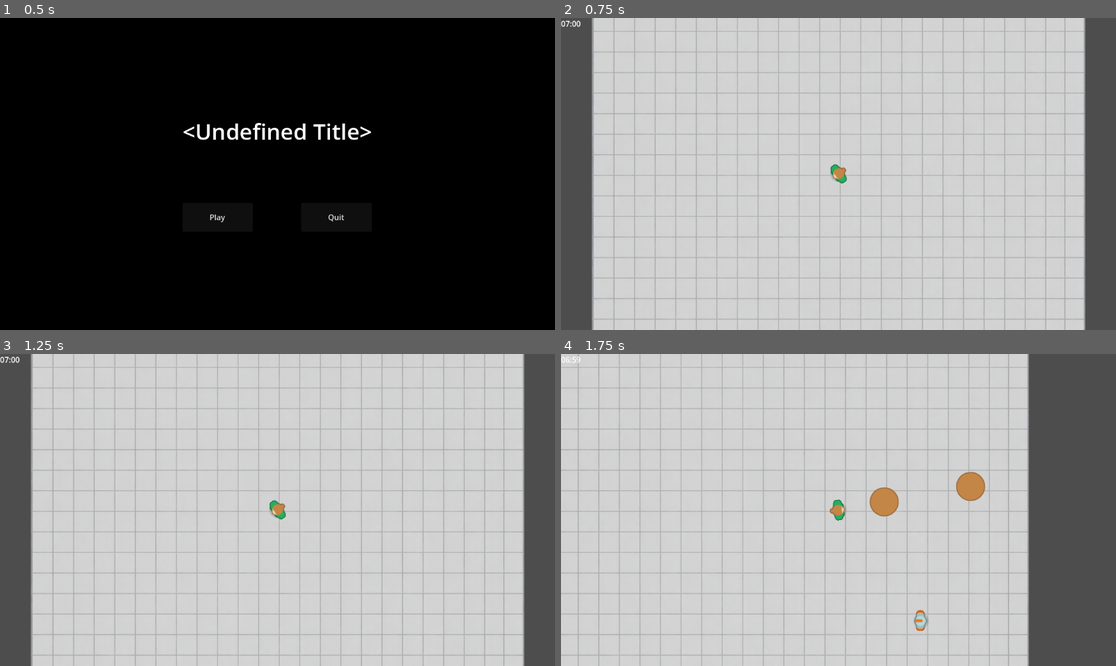
Above: before the commit, frames 1-4 (two rows, left to right).
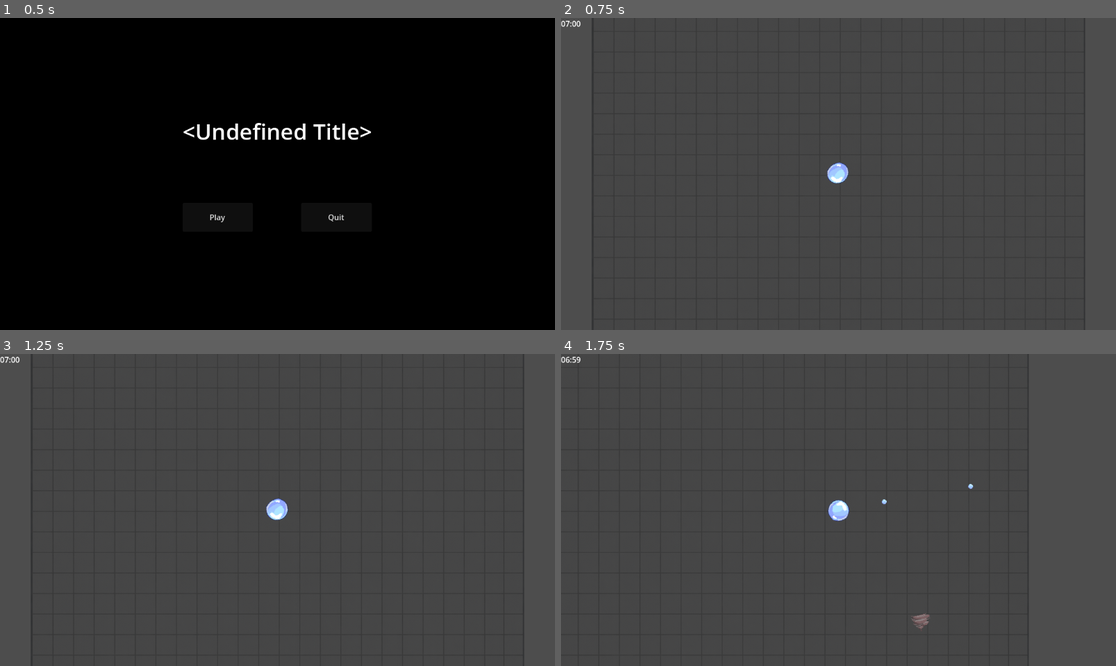
Above: after the commit, the same moments.

Repository: haom1ng7/SurvivorsLike
Game: Godot game, scene res://Scenes/StartMenu.tscn
The game is run twice, just before and just after one commit, with the same random seed, the same clock (stepped at 60 frames per second) and the same inputs.
Inputs (mouse positions are in pixels of both pictures, inside the frame that each line leads up to):
- Up to frame 1 (0.5 s): no input
- Up to frame 2 (0.75 s): click "Play" at 0.5 s
- Up to frame 3 (1.25 s): no input
- Up to frame 4 (1.75 s): tap Enter at 1.25 s; move the mouse to (960, 494) at 1.27 s; press the mouse at (960, 494) at 1.28 s; hold D (move_right) from 1.28 s (still down)

Frame 1 is identical in both runs. In frame 2, 89% of the frame differs, in the area x 5-95%, y 0-100%; in frame 3, 89%; in frame 4, 84%.

Commit message:
接入动画：玩家待机和死亡近战敌人待机和死亡更改子弹材质调深临时背景颜色以便于观察

Diff:
--- a/Scenes/BulletPlayer.tscn
+++ b/Scenes/BulletPlayer.tscn
@@ -1,7 +1,7 @@
 [gd_scene load_steps=4 format=3 uid="uid://dvges1gvgy4yv"]
 
 [ext_resource type="Script" uid="uid://b3pc0v4ctcovn" path="res://Scripts/Bullet.gd" id="1_1iskp"]
-[ext_resource type="Texture2D" uid="uid://cxrdue2yoo2au" path="res://Assets/tile_506.png" id="2_exy0v"]
+[ext_resource type="Texture2D" uid="uid://cblee6pa1s7rl" path="res://Assets/Textures/bullet.png" id="2_1iskp"]
 
 [sub_resource type="CircleShape2D" id="CircleShape2D_oduel"]
 radius = 5.0
@@ -17,4 +17,4 @@
 [node name="LifeTimer" type="Timer" parent="."]
 
 [node name="Sprite2D" type="Sprite2D" parent="."]
-texture = ExtResource("2_exy0v")
+texture = ExtResource("2_1iskp")
--- a/Scenes/EnemyMelee.tscn
+++ b/Scenes/EnemyMelee.tscn
@@ -1,11 +1,81 @@
-[gd_scene load_steps=5 format=3 uid="uid://dtitxxui7g2xn"]
+[gd_scene load_steps=15 format=3 uid="uid://dtitxxui7g2xn"]
 
 [ext_resource type="Script" uid="uid://xm18gw37unju" path="res://Scripts/EnemyMelee.gd" id="1_d66gu"]
-[ext_resource type="Texture2D" uid="uid://bmk16w53svve" path="res://Assets/robot1_stand.png" id="2_kuiht"]
+[ext_resource type="Texture2D" uid="uid://lnci18hj5o4y" path="res://Assets/Animation/enemy1_die(64x64).png" id="2_e5pyh"]
+[ext_resource type="Texture2D" uid="uid://c41n3yienhixs" path="res://Assets/Animation/enemy1_idle(64x64).png" id="3_5vcx8"]
 
 [sub_resource type="CircleShape2D" id="CircleShape2D_kuiht"]
 
 [sub_resource type="CircleShape2D" id="CircleShape2D_e5pyh"]
+
+[sub_resource type="AtlasTexture" id="AtlasTexture_rjcdg"]
+atlas = ExtResource("2_e5pyh")
+region = Rect2(0, 0, 64, 64)
+
+[sub_resource type="AtlasTexture" id="AtlasTexture_eoiac"]
+atlas = ExtResource("2_e5pyh")
+region = Rect2(64, 0, 64, 64)
+
+[sub_resource type="AtlasTexture" id="AtlasTexture_vjaar"]
+atlas = ExtResource("2_e5pyh")
+region = Rect2(128, 0, 64, 64)
+
+[sub_resource type="AtlasTexture" id="AtlasTexture_kprkl"]
+atlas = ExtResource("2_e5pyh")
+region = Rect2(192, 0, 64, 64)
+
+[sub_resource type="AtlasTexture" id="AtlasTexture_0p4f2"]
+atlas = ExtResource("3_5vcx8")
+region = Rect2(0, 0, 64, 64)
+
+[sub_resource type="AtlasTexture" id="AtlasTexture_xxnid"]
+atlas = ExtResource("3_5vcx8")
+region = Rect2(64, 0, 64, 64)
+
+[sub_resource type="AtlasTexture" id="AtlasTexture_8ji2m"]
+atlas = ExtResource("3_5vcx8")
+region = Rect2(128, 0, 64, 64)
+
+[sub_resource type="AtlasTexture" id="AtlasTexture_btkp3"]
+atlas = ExtResource("3_5vcx8")
+region = Rect2(192, 0, 64, 64)
+
+[sub_resource type="SpriteFrames" id="SpriteFrames_ew64u"]
+animations = [{
+"frames": [{
+"duration": 1.0,
+"texture": SubResource("AtlasTexture_rjcdg")
+}, {
+"duration": 1.0,
+"texture": SubResource("AtlasTexture_eoiac")
+}, {
+"duration": 1.0,
+"texture": SubResource("AtlasTexture_vjaar")
+}, {
+"duration": 1.0,
+"texture": SubResource("AtlasTexture_kprkl")
+}],
+"loop": false,
+"name": &"die",
+"speed": 8.0
+}, {
+"frames": [{
+"duration": 1.0,
+"texture": SubResource("AtlasTexture_0p4f2")
+}, {
+"duration": 1.0,
+"texture": SubResource("AtlasTexture_xxnid")
+}, {
+"duration": 1.0,
+"texture": SubResource("AtlasTexture_8ji2m")
+}, {
+"duration": 1.0,
+"texture": SubResource("AtlasTexture_btkp3")
+}],
+"loop": true,
+"name": &"idle",
+"speed": 8.0
+}]
 
 [node name="EnemyMelee" type="CharacterBody2D"]
 collision_layer = 2
@@ -23,5 +93,6 @@
 
 [node name="HitCooldown" type="Timer" parent="."]
 
-[node name="Sprite2D" type="Sprite2D" parent="."]
-texture = ExtResource("2_kuiht")
+[node name="AnimatedSprite2D" type="AnimatedSprite2D" parent="."]
+sprite_frames = SubResource("SpriteFrames_ew64u")
+animation = &"idle"
--- a/Scenes/Main.tscn
+++ b/Scenes/Main.tscn
@@ -30,6 +30,7 @@
 spawn_per_sec = 1.0
 
 [node name="BackGround" type="Sprite2D" parent="World"]
+modulate = Color(0.333614, 0.333614, 0.333614, 1)
 texture = ExtResource("7_frkhe")
 centered = false
 region_rect = Rect2(10000, 10000, 10000, 10000)
--- a/Scenes/Player.tscn
+++ b/Scenes/Player.tscn
@@ -1,11 +1,130 @@
-[gd_scene load_steps=6 format=3 uid="uid://cf04utx8stlmc"]
+[gd_scene load_steps=23 format=3 uid="uid://cf04utx8stlmc"]
 
 [ext_resource type="Script" uid="uid://byaff5rda2nnx" path="res://Scripts/Player.gd" id="1_kyqiw"]
 [ext_resource type="Script" uid="uid://f7su6e08sobf" path="res://Scripts/Weapon.gd" id="2_gntrk"]
 [ext_resource type="PackedScene" uid="uid://dvges1gvgy4yv" path="res://Scenes/BulletPlayer.tscn" id="3_gntrk"]
-[ext_resource type="Texture2D" uid="uid://bhoghgaiivxog" path="res://Assets/womanGreen_stand.png" id="4_dewec"]
+[ext_resource type="Texture2D" uid="uid://c423rh5hvkjri" path="res://Assets/Animation/bubble_died(64x64).png" id="4_5ixxa"]
+[ext_resource type="Texture2D" uid="uid://2mtb5kxe3kfx" path="res://Assets/Animation/bubble_idle(64x64).png" id="5_nn08x"]
 
 [sub_resource type="CircleShape2D" id="CircleShape2D_dewec"]
+
+[sub_resource type="AtlasTexture" id="AtlasTexture_52ee3"]
+atlas = ExtResource("4_5ixxa")
+region = Rect2(0, 0, 64, 64)
+
+[sub_resource type="AtlasTexture" id="AtlasTexture_bhhdu"]
+atlas = ExtResource("4_5ixxa")
+region = Rect2(64, 0, 64, 64)
+
+[sub_resource type="AtlasTexture" id="AtlasTexture_megsn"]
+atlas = ExtResource("4_5ixxa")
+region = Rect2(128, 0, 64, 64)
+
+[sub_resource type="AtlasTexture" id="AtlasTexture_yoq75"]
+atlas = ExtResource("4_5ixxa")
+region = Rect2(192, 0, 64, 64)
+
+[sub_resource type="AtlasTexture" id="AtlasTexture_ksbbd"]
+atlas = ExtResource("4_5ixxa")
+region = Rect2(256, 0, 64, 64)
+
+[sub_resource type="AtlasTexture" id="AtlasTexture_glx4g"]
+atlas = ExtResource("4_5ixxa")
+region = Rect2(320, 0, 64, 64)
+
+[sub_resource type="AtlasTexture" id="AtlasTexture_miouo"]
+atlas = ExtResource("4_5ixxa")
+region = Rect2(384, 0, 64, 64)
+
+[sub_resource type="AtlasTexture" id="AtlasTexture_o3h8g"]
+atlas = ExtResource("4_5ixxa")
+region = Rect2(448, 0, 64, 64)
+
+[sub_resource type="AtlasTexture" id="AtlasTexture_1e7my"]
+atlas = ExtResource("4_5ixxa")
+region = Rect2(512, 0, 64, 64)
+
+[sub_resource type="AtlasTexture" id="AtlasTexture_arntx"]
+atlas = ExtResource("4_5ixxa")
+region = Rect2(576, 0, 64, 64)
+
+[sub_resource type="AtlasTexture" id="AtlasTexture_lslt6"]
+atlas = ExtResource("4_5ixxa")
+region = Rect2(640, 0, 64, 64)
+
+[sub_resource type="AtlasTexture" id="AtlasTexture_ulo2v"]
+atlas = ExtResource("5_nn08x")
+region = Rect2(0, 0, 64, 64)
+
+[sub_resource type="AtlasTexture" id="AtlasTexture_1iu4k"]
+atlas = ExtResource("5_nn08x")
+region = Rect2(64, 0, 64, 64)
+
+[sub_resource type="AtlasTexture" id="AtlasTexture_m0x7a"]
+atlas = ExtResource("5_nn08x")
+region = Rect2(128, 0, 64, 64)
+
+[sub_resource type="AtlasTexture" id="AtlasTexture_5v66d"]
+atlas = ExtResource("5_nn08x")
+region = Rect2(192, 0, 64, 64)
+
+[sub_resource type="SpriteFrames" id="SpriteFrames_gntrk"]
+animations = [{
+"frames": [{
+"duration": 1.0,
+"texture": SubResource("AtlasTexture_52ee3")
+}, {
+"duration": 1.0,
+"texture": SubResource("AtlasTexture_bhhdu")
+}, {
+"duration": 1.0,
+"texture": SubResource("AtlasTexture_megsn")
+}, {
+"duration": 1.0,
+"texture": SubResource("AtlasTexture_yoq75")
+}, {
+"duration": 1.0,
+"texture": SubResource("AtlasTexture_ksbbd")
+}, {
+"duration": 1.0,
+"texture": SubResource("AtlasTexture_glx4g")
+}, {
+"duration": 1.0,
+"texture": SubResource("AtlasTexture_miouo")
+}, {
+"duration": 1.0,
+"texture": SubResource("AtlasTexture_o3h8g")
+}, {
+"duration": 1.0,
+"texture": SubResource("AtlasTexture_1e7my")
+}, {
+"duration": 1.0,
+"texture": SubResource("AtlasTexture_arntx")
+}, {
+"duration": 1.0,
+"texture": SubResource("AtlasTexture_lslt6")
+}],
+"loop": false,
+"name": &"die",
+"speed": 11.0
+}, {
+"frames": [{
+"duration": 1.0,
+"texture": SubResource("AtlasTexture_ulo2v")
+}, {
+"duration": 1.0,
+"texture": SubResource("AtlasTexture_1iu4k")
+}, {
+"duration": 1.0,
+"texture": SubResource("AtlasTexture_m0x7a")
+}, {
+"duration": 1.0,
+"texture": SubResource("AtlasTexture_5v66d")
+}],
+"loop": true,
+"name": &"idle",
+"speed": 6.0
+}]
 
 [node name="Player" type="CharacterBody2D"]
 collision_mask = 26
@@ -23,7 +142,8 @@
 [node name="ShootCooldown" type="Timer" parent="Weapon"]
 one_shot = true
 
-[node name="Sprite2D" type="Sprite2D" parent="."]
-texture = ExtResource("4_dewec")
+[node name="AnimatedSprite2D" type="AnimatedSprite2D" parent="."]
+sprite_frames = SubResource("SpriteFrames_gntrk")
+animation = &"idle"
 
 [node name="Camera2D" type="Camera2D" parent="."]
--- a/Scripts/EnemyBase.gd
+++ b/Scripts/EnemyBase.gd
@@ -14,6 +14,11 @@
 
 func _ready():
 	hp = max_hp
+	if has_node("Sprite2D") and get_node("Sprite2D") is AnimatedSprite2D:
+		# 兼容改了名字叫 AnimatedSprite2D 或者没改名的情况
+		(get_node("Sprite2D") as AnimatedSprite2D).play("idle")
+	elif has_node("AnimatedSprite2D"):
+		$AnimatedSprite2D.play("idle")
 
 func set_target(t: Node2D) -> void:
 	target = t
@@ -22,6 +27,21 @@
 	hp -= amount
 	if hp <= 0:
 		died.emit(world_pos)
+
+		# 播放死亡动画逻辑
+		set_physics_process(false) # 停止移动
+		if has_node("CollisionShape2D"): $CollisionShape2D.call_deferred("set_disabled", true) # 禁用碰撞
+
+		var anim: AnimatedSprite2D = null
+		if has_node("Sprite2D") and get_node("Sprite2D") is AnimatedSprite2D:
+			anim = get_node("Sprite2D")
+		elif has_node("AnimatedSprite2D"):
+			anim = get_node("AnimatedSprite2D")
+
+		if anim:
+			anim.play("die")
+			await anim.animation_finished
+
 		queue_free()
 
 func wrap_world_pos():
--- a/Scripts/Main.gd
+++ b/Scripts/Main.gd
@@ -51,6 +51,8 @@
 	relics.apply_relic(id, player)
 
 func _on_player_died():
+	# 等待死亡动画播放完毕
+	await get_tree().create_timer(1.5).timeout
 	get_tree().change_scene_to_packed(death_scene)
 
 func _on_game_over(win: bool):
--- a/Scripts/Player.gd
+++ b/Scripts/Player.gd
@@ -31,6 +31,9 @@
 	emit_signal("hp_changed", hp, max_hp)
 	emit_signal("exp_changed", current_exp, exp_to_next, level)
 
+	# 播放待机动画
+	$AnimatedSprite2D.play("idle")
+
 func _process(delta):
 	look_at(get_global_mouse_position())
 	_handle_regen(delta)
@@ -63,6 +66,9 @@
 	last_damage_time = time_now
 	emit_signal("hp_changed", hp, max_hp)
 	if hp <= 0:
+		$AnimatedSprite2D.play("die")
+		set_physics_process(false) # 禁用移动
+		set_process(false)         # 禁用瞄准/其他每帧逻辑
 		emit_signal("died")
 
 func add_exp(amount: int):
Not shown, added: Assets/Animation/enemy1_die(64x64).png.import
Not shown, added: Assets/Animation/enemy1_idle(64x64).png.import
Not shown, added: Assets/Textures/shade_enemy1.png.import
